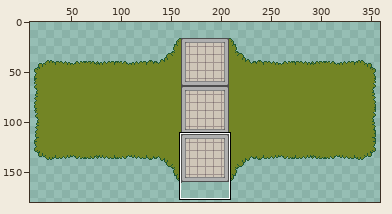
File history of a sprite sheet, assets/maps/Battlefield.png. Above: a wide view before the commit, with the close-up outlined.
Close-up. Before the commit:
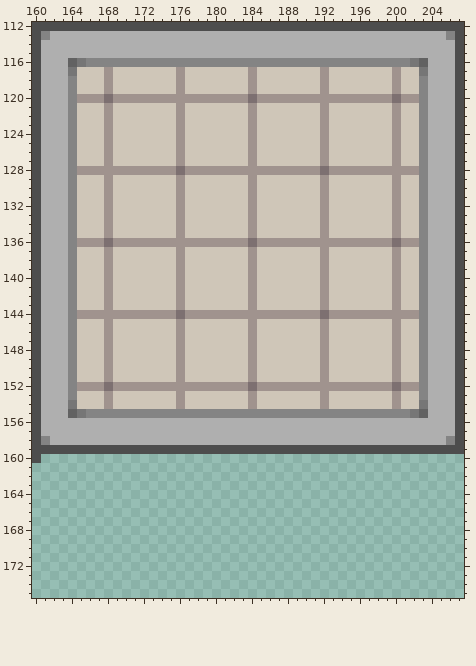
The file is 368x192 pixels. Shown: x 160..207, y 112..175. The wide view leaves out empty margins. The commit also changed other parts of the picture, which this record leaves out.
Once edited:
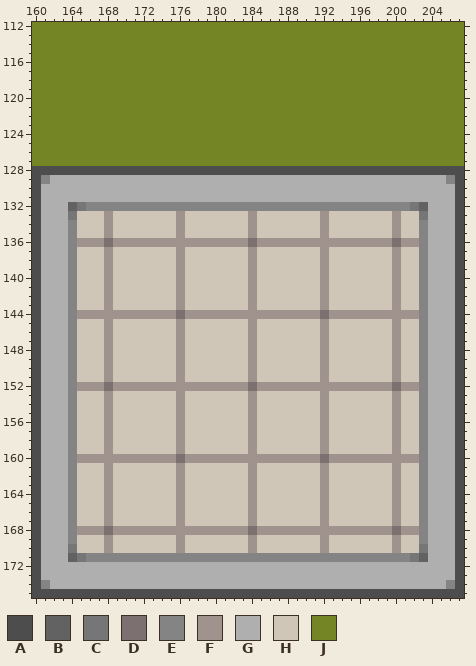
Palette (. is transparent): A #4d4d4d  B #626262  C #767676  D #7d7071  E #848484  F #a0938e  G #afafaf  H #cfc6b8  J #738525
The exact change:
y 112: x 160..207 AAAAAAAAAAAAAAAAAAAAAAAAAAAAAAAAAAAAAAAAAAAAAAAA -> JJJJJJJJJJJJJJJJJJJJJJJJJJJJJJJJJJJJJJJJJJJJJJJJ
y 113: x 160..207 AEGGGGGGGGGGGGGGGGGGGGGGGGGGGGGGGGGGGGGGGGGGGGEA -> JJJJJJJJJJJJJJJJJJJJJJJJJJJJJJJJJJJJJJJJJJJJJJJJ
y 114..115: x 160..207 AGGGGGGGGGGGGGGGGGGGGGGGGGGGGGGGGGGGGGGGGGGGGGGA -> JJJJJJJJJJJJJJJJJJJJJJJJJJJJJJJJJJJJJJJJJJJJJJJJ
y 116: x 160..207 AGGGBCEEEEEEEEEEEEEEEEEEEEEEEEEEEEEEEEEEEECBGGGA -> JJJJJJJJJJJJJJJJJJJJJJJJJJJJJJJJJJJJJJJJJJJJJJJJ
y 117: x 160..207 AGGGCHHHFHHHHHHHFHHHHHHHFHHHHHHHFHHHHHHHFHHCGGGA -> JJJJJJJJJJJJJJJJJJJJJJJJJJJJJJJJJJJJJJJJJJJJJJJJ
y 118..119: x 160..207 AGGGEHHHFHHHHHHHFHHHHHHHFHHHHHHHFHHHHHHHFHHEGGGA -> JJJJJJJJJJJJJJJJJJJJJJJJJJJJJJJJJJJJJJJJJJJJJJJJ
y 120: x 160..207 AGGGEFFFDFFFFFFFFFFFFFFFDFFFFFFFFFFFFFFFDFFEGGGA -> JJJJJJJJJJJJJJJJJJJJJJJJJJJJJJJJJJJJJJJJJJJJJJJJ
y 121..127: x 160..207 AGGGEHHHFHHHHHHHFHHHHHHHFHHHHHHHFHHHHHHHFHHEGGGA -> JJJJJJJJJJJJJJJJJJJJJJJJJJJJJJJJJJJJJJJJJJJJJJJJ
y 128: x 161..206 GGGEFFFFFFFFFFFDFFFFFFFFFFFFFFFDFFFFFFFFFFEGGG -> AAAAAAAAAAAAAAAAAAAAAAAAAAAAAAAAAAAAAAAAAAAAAA
y 129: x 161 G -> E; x 164..203 EHHHFHHHHHHHFHHHHHHHFHHHHHHHFHHHHHHHFHHE -> GGGGGGGGGGGGGGGGGGGGGGGGGGGGGGGGGGGGGGGG; x 206 G -> E
y 130..131: x 164..203 EHHHFHHHHHHHFHHHHHHHFHHHHHHHFHHHHHHHFHHE -> GGGGGGGGGGGGGGGGGGGGGGGGGGGGGGGGGGGGGGGG
y 132: x 164..203 EHHHFHHHHHHHFHHHHHHHFHHHHHHHFHHHHHHHFHHE -> BCEEEEEEEEEEEEEEEEEEEEEEEEEEEEEEEEEEEECB
y 133: x 164 E -> C; x 203 E -> C
y 154: x 164 C -> E; x 203 C -> E
y 155: x 164..203 BCEEEEEEEEEEEEEEEEEEEEEEEEEEEEEEEEEEEECB -> EHHHFHHHHHHHFHHHHHHHFHHHHHHHFHHHHHHHFHHE
y 156..157: x 164..203 GGGGGGGGGGGGGGGGGGGGGGGGGGGGGGGGGGGGGGGG -> EHHHFHHHHHHHFHHHHHHHFHHHHHHHFHHHHHHHFHHE
y 158: x 161 E -> G; x 164..203 GGGGGGGGGGGGGGGGGGGGGGGGGGGGGGGGGGGGGGGG -> EHHHFHHHHHHHFHHHHHHHFHHHHHHHFHHHHHHHFHHE; x 206 E -> G
y 159: x 161..206 AAAAAAAAAAAAAAAAAAAAAAAAAAAAAAAAAAAAAAAAAAAAAA -> GGGEHHHFHHHHHHHFHHHHHHHFHHHHHHHFHHHHHHHFHHEGGG
y 160: x 161..207 ............................................... -> GGGEFFFFFFFFFFFDFFFFFFFFFFFFFFFDFFFFFFFFFFEGGGA
y 161..167: x 160..207 ................................................ -> AGGGEHHHFHHHHHHHFHHHHHHHFHHHHHHHFHHHHHHHFHHEGGGA
y 168: x 160..207 ................................................ -> AGGGEFFFDFFFFFFFFFFFFFFFDFFFFFFFFFFFFFFFDFFEGGGA
y 169: x 160..207 ................................................ -> AGGGEHHHFHHHHHHHFHHHHHHHFHHHHHHHFHHHHHHHFHHEGGGA
y 170: x 160..207 ................................................ -> AGGGCHHHFHHHHHHHFHHHHHHHFHHHHHHHFHHHHHHHFHHCGGGA
y 171: x 160..207 ................................................ -> AGGGBCEEEEEEEEEEEEEEEEEEEEEEEEEEEEEEEEEEEECBGGGA
y 172..173: x 160..207 ................................................ -> AGGGGGGGGGGGGGGGGGGGGGGGGGGGGGGGGGGGGGGGGGGGGGGA
y 174: x 160..207 ................................................ -> AEGGGGGGGGGGGGGGGGGGGGGGGGGGGGGGGGGGGGGGGGGGGGEA
y 175: x 160..207 ................................................ -> AAAAAAAAAAAAAAAAAAAAAAAAAAAAAAAAAAAAAAAAAAAAAAAA
